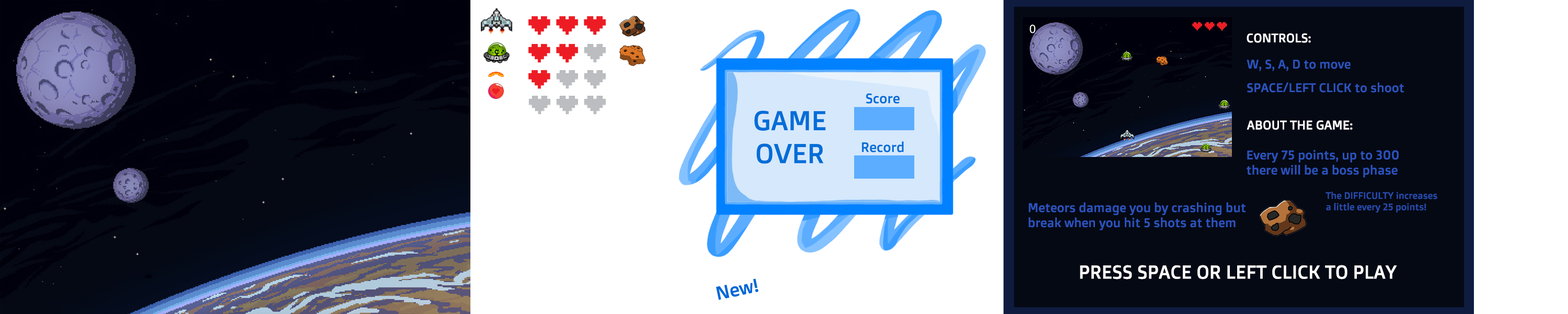
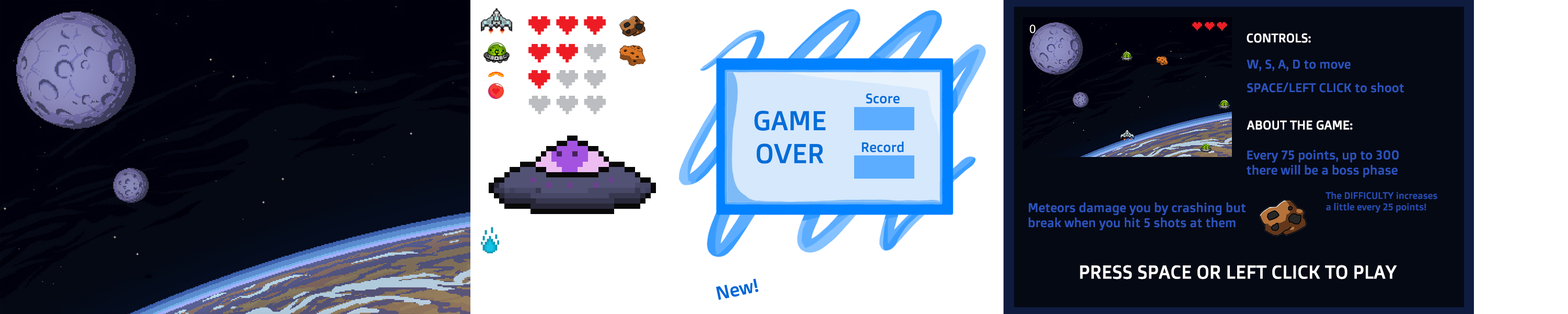
The second 1568 x 314 image is a revision of the first. Changes to its layers:
added layer "alienBoss shot" above "Alien Boss" over (x1=480, y1=226, x2=500, y2=253)
added layer "Alien Boss" above "Play Guide" over (x1=488, y1=135, x2=656, y2=214)
